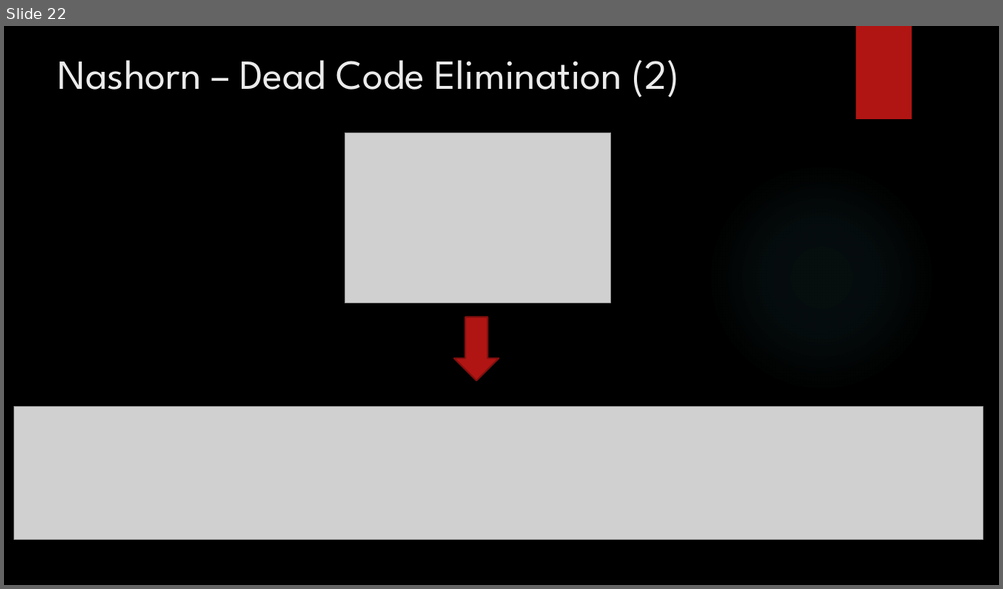
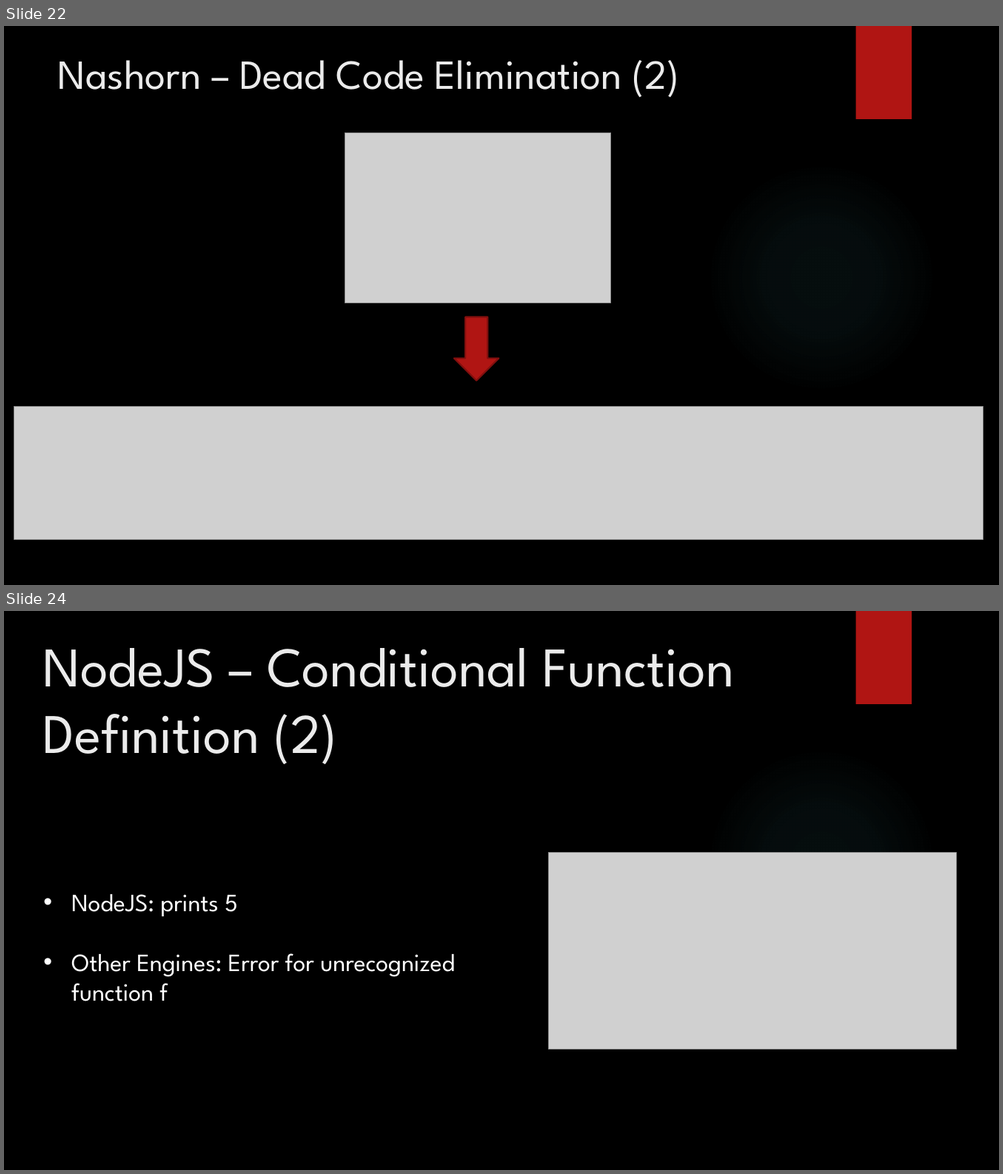
Before and after one commit to itzik-bd/jsfuzzer, a slide deck: misc/ppt/Final Presentation.pptx. Shown one above the other, each under a label of ours: slide 22 before the commit, slides 22 and 24 after it; the slides between them are not shown. The pictures are 1003x589 and 1003x1174 pixels, drawn with LibreOffice and Linux fonts; fonts in the diff are those of the drawing; grey boxes stand for pictures; background and template pictures are left out. Boxes give left, top, right and bottom in pixels: in the first picture for what was removed or moved away, otherwise in the second. Text is boxed around its words. In the diff, an @@ line names an element or a change of style, - is before the commit and + after.

```diff
--- a/misc/ppt/Final Presentation.pptx
+++ b/misc/ppt/Final Presentation.pptx
@@ slide 24 added at [4,611,999,1170], background picture (left out); not listed: 2 template elements that a slide beside it also shows @@
@@ text added at [42,648,734,764], 54 pt, text #EBEBEB @@
+NodeJS – Conditional Function Definition (2)
@@ picture added at [549,853,957,1050] @@
@@ text added at [71,894,455,1002], 24 pt, text #FFFFFF @@
+• NodeJS: prints 5
+• Other Engines: Error for unrecognized function f
```
Also in this commit, not shown: 1 slide changed, 3 other slides added.
